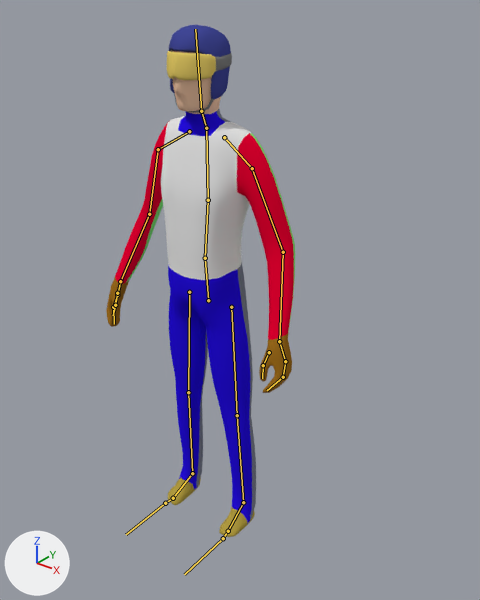
Renders of the Blender file Assets/Models/Characters/jumper.blend from each side of a commit.
Both versions are drawn from a camera (50 mm lens) standing at (1.28, -1.43, 1.8) and looking at (-0.04, 0.22, 0.77). Every picture has the same lights, and +X, +Y and +Z are marked at lower left. The bones that bend it are drawn over the model as lines.

Objects in the first picture: 'Cube', 'Goggles', 'Helmet'.
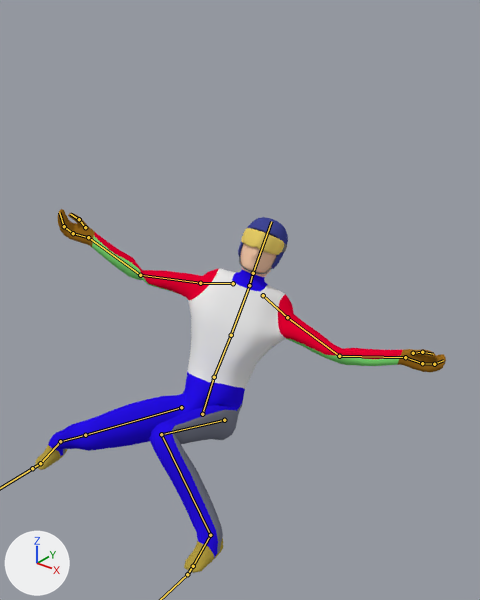
The newer file adds an action. The first version stands in its rest pose; the second is drawn at frame 0 of the action 'STelemarkToCrash'.

Scene script edits in JSON lines:
```json
{"block": "bone_hips", "where": "bone_hips = bpy.data.objects['Armature'].pose.bones['Hips']"}
{"op": "set", "path": "bone_hips.location", "old": "(0.0, 0.0, 0.0)", "new": "(-0.193, -0.631, -0.117)"}
{"op": "set", "path": "bone_hips.rotation_quaternion", "old": "(1.0, 0.0, 0.0, 0.0)", "new": "(0.887, -0.405, 0.22, -0.003)", "note": "degrees (0, 0, 0) -> degrees (-51, 23, -12)"}
{"block": "bone_spine", "where": "bone_spine = bpy.data.objects['Armature'].pose.bones['Spine']  # child of 'Hips'"}
{"op": "set", "path": "bone_spine.rotation_quaternion", "old": "(1.0, 0.0, 0.0, 0.0)", "new": "(0.979, 0.191, -0.02, -0.067)", "note": "degrees (0, 0, 0) -> degrees (22, -1, -8)"}
{"block": "bone_shoulder_l", "where": "bone_shoulder_l = bpy.data.objects['Armature'].pose.bones['Shoulder.L']  # child of 'Chest'"}
{"op": "set", "path": "bone_shoulder_l.rotation_quaternion", "old": "(1.0, 0.0, 0.0, 0.0)", "new": "(0.996, -0.022, 0.001, 0.089)", "note": "degrees (0, 0, 0) -> degrees (-2, 0, 10)"}
{"block": "bone_upper_arm_l", "where": "bone_upper_arm_l = bpy.data.objects['Armature'].pose.bones['Upper Arm.L']  # child of 'Shoulder.L'"}
{"op": "set", "path": "bone_upper_arm_l.rotation_quaternion", "old": "(1.0, 0.0, 0.0, 0.0)", "new": "(0.883, 0.221, -0.258, 0.326)", "note": "degrees (0, 0, 0) -> degrees (16, -37, 35)"}
{"block": "bone_lower_arm_l", "where": "bone_lower_arm_l = bpy.data.objects['Armature'].pose.bones['Lower Arm.L']  # child of 'Upper Arm.L'"}
{"op": "set", "path": "bone_lower_arm_l.rotation_quaternion", "old": "(1.0, 0.0, 0.0, 0.0)", "new": "(0.918, 0.111, -0.323, 0.202)", "note": "degrees (0, 0, 0) -> degrees (5, -40, 23)"}
{"block": "bone_shoulder_r", "where": "bone_shoulder_r = bpy.data.objects['Armature'].pose.bones['Shoulder.R']  # child of 'Chest'"}
{"op": "set", "path": "bone_shoulder_r.rotation_quaternion", "old": "(1.0, 0.0, 0.0, 0.0)", "new": "(0.996, -0.022, -0.001, -0.089)", "note": "degrees (0, 0, 0) -> degrees (-2, 0, -10)"}
{"block": "bone_upper_arm_r", "where": "bone_upper_arm_r = bpy.data.objects['Armature'].pose.bones['Upper Arm.R']  # child of 'Shoulder.R'"}
{"op": "set", "path": "bone_upper_arm_r.rotation_quaternion", "old": "(1.0, 0.0, 0.0, 0.0)", "new": "(0.913, 0.152, 0.063, -0.373)", "note": "degrees (0, 0, 0) -> degrees (14, 13, -43)"}
{"block": "bone_lower_arm_r", "where": "bone_lower_arm_r = bpy.data.objects['Armature'].pose.bones['Lower Arm.R']  # child of 'Upper Arm.R'"}
{"op": "set", "path": "bone_lower_arm_r.rotation_quaternion", "old": "(1.0, 0.0, 0.0, 0.0)", "new": "(11.946, 3.635, 14.15, -3.55)", "note": "degrees (0, 0, 0) -> degrees (13, 99, -18)"}
{"block": "bone_pole_target_l", "where": "bone_pole_target_l = bpy.data.objects['Armature'].pose.bones['Pole Target.L']"}
{"op": "set", "path": "bone_pole_target_l.location", "old": "(0.0, 0.0, 0.0)", "new": "(0.228, 0.46, 0.003)"}
{"block": "bone_leg_ik_l", "where": "bone_leg_ik_l = bpy.data.objects['Armature'].pose.bones['Leg IK.L']"}
{"op": "set", "path": "bone_leg_ik_l.location", "old": "(0.0, 0.0, 0.0)", "new": "(0.0, -0.184, -0.022)"}
{"block": "bone_pole_target_r", "where": "bone_pole_target_r = bpy.data.objects['Armature'].pose.bones['Pole Target.R']"}
{"op": "set", "path": "bone_pole_target_r.location", "old": "(0.0, 0.0, 0.0)", "new": "(-0.228, 0.46, 0.003)"}
{"block": "bone_leg_ik_r", "where": "bone_leg_ik_r = bpy.data.objects['Armature'].pose.bones['Leg IK.R']"}
{"op": "set", "path": "bone_leg_ik_r.location", "old": "(0.0, 0.0, 0.0)", "new": "(-0.577, -0.184, -0.022)"}
```

Location of each change, [x1, y1, x2, y2] in pixels of the pictures (480 x 600 px):
```json
{"object": "Cube", "change": "posed", "before": [106, 50, 295, 537], "after": [35, 209, 446, 573], "on screen": "117% wider, 25% shorter"}
{"object": "Helmet", "change": "posed", "before": [169, 25, 231, 113], "after": [238, 217, 288, 274], "on screen": "19% narrower, 35% shorter"}
{"object": "Goggles", "change": "posed", "before": [167, 51, 232, 80], "after": [241, 228, 287, 255]}
{"bone": "Hips", "before": "(208, 300) to (205, 258)", "after": "(202, 414) to (214, 377)"}
{"bone": "Spine", "before": "(205, 258) to (208, 200)", "after": "(214, 377) to (231, 335)"}
{"bone": "Shoulder.L", "before": "(224, 137) to (252, 168)", "after": "(263, 295) to (287, 317)"}
{"bone": "Upper Arm.L", "before": "(252, 168) to (283, 252)", "after": "(287, 317) to (339, 356)"}
{"bone": "Lower Arm.L", "before": "(283, 252) to (279, 341)", "after": "(339, 356) to (405, 357)"}
{"bone": "Shoulder.R", "before": "(189, 131) to (158, 149)", "after": "(233, 283) to (200, 283)"}
{"bone": "Upper Arm.R", "before": "(158, 149) to (149, 214)", "after": "(200, 283) to (140, 275)"}
{"bone": "Lower Arm.R", "before": "(149, 214) to (120, 281)", "after": "(140, 275) to (88, 237)"}
```
